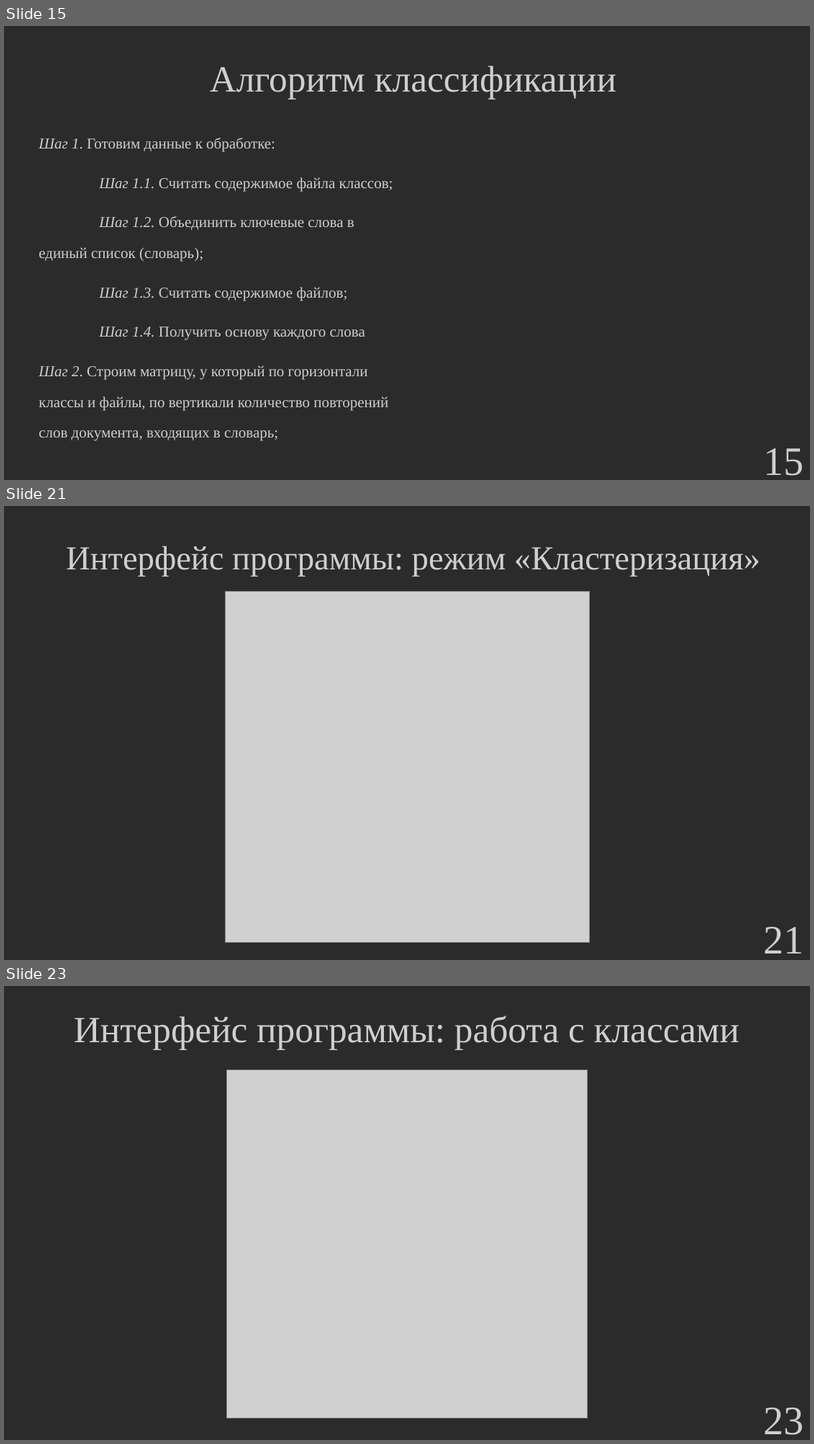
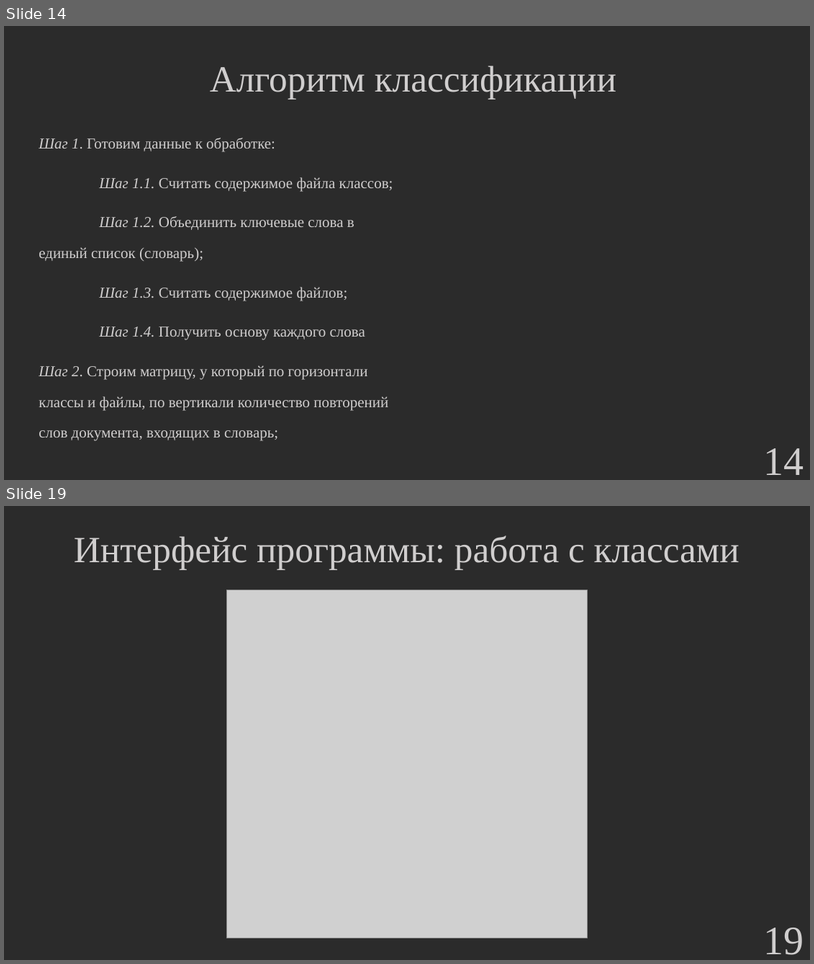
Before and after one commit to hetikk/diplom, a slide deck: docs/Презентация.pptx. Shown one above the other, each under a label of ours: slides 15, 21 and 23 before the commit, slides 14 and 19 after it; the slides between them are not shown. The pictures are 814x1444 and 814x964 pixels, drawn with LibreOffice and Linux fonts; fonts in the diff are those of the drawing; grey boxes stand for pictures; background and template pictures are left out; a plain dark background stands for a picture behind light text. Boxes give left, top, right and bottom in pixels: in the first picture for what was removed or moved away, otherwise in the second. Text is boxed around its words. In the diff, an @@ line names an element or a change of style, - is before the commit and + after.

```diff
--- a/docs/Презентация.pptx
+++ b/docs/Презентация.pptx
@@ slide 21 removed at [4, 506, 810, 960], background picture (left out) @@
@@ text removed at [66, 546, 761, 577] @@
-Интерфейс программы: режим «Кластеризация»
@@ picture removed at [226, 591, 590, 943] @@
@@ page number removed at [764, 926, 805, 953] @@
-21
@@ what was slide 15 is now slide 14 @@
@@ page number at [764, 448, 805, 475]: text changed @@
-15
+14
@@ what was slide 23 is now slide 19 @@
@@ page number at [764, 927, 805, 955]: text changed @@
-23
+19
```
Also in this commit, not shown: 16 slides changed, 3 other slides removed, 2 other files.
